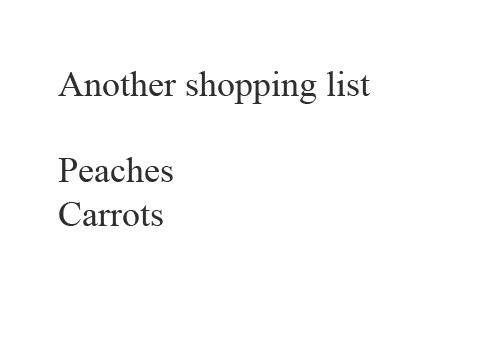
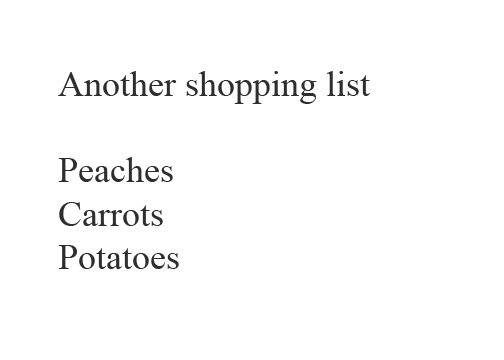
The second 504px x 360px image is a revision of the first. Changes to its layers:
painted on "Another shopping list Peaches" over [58,245,179,269]
